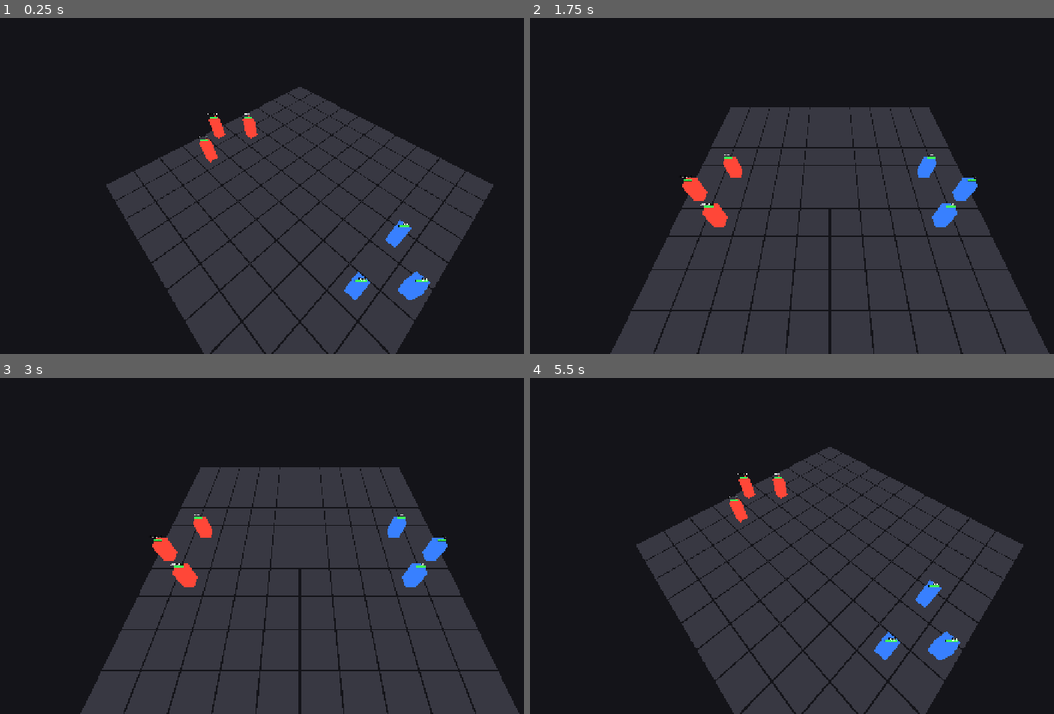
Above: before the commit, frames 1-4 (two rows, left to right).
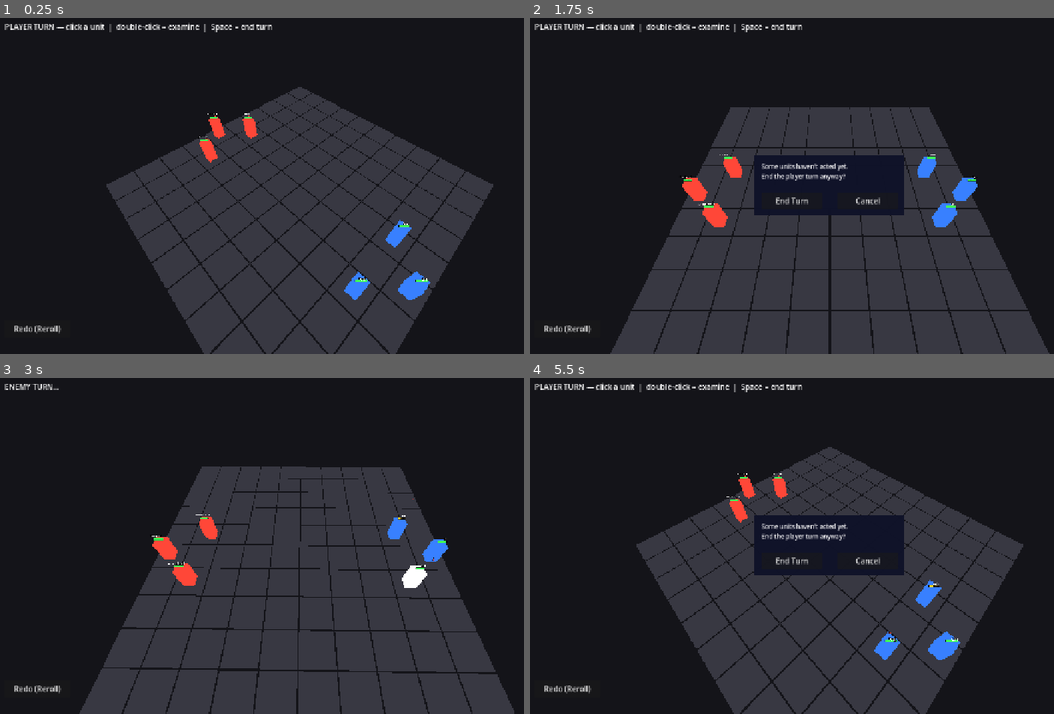
Above: after the commit, the same moments.

Repository: caleb-the-dev/RogueFinder
Game: Godot game, scene res://main.tscn
Same seed, same stepped clock (60 frames per second), same inputs: the game is played once before the commit and once after it. The engine's default icon, where the game draws it, is replaced by a stand-in: a white triangle on a blue panel in a dark square.
Inputs (mouse positions are in pixels of both pictures, inside the frame that each line leads up to):
- Up to frame 1 (0.25 s): no input
- Up to frame 2 (1.75 s): click (566, 327) at 0.5 s, where only the run after the commit has a clickable "Redo (Reroll)"; tap A at 1.25 s; move the mouse to (959, 169) at 1.27 s; hold Right from 1.28 s (still down); tap Q at 1.35 s; click (959, 169) at 1.42 s; tap Space at 1.52 s
- Up to frame 3 (3 s): release Right at 2 s; click (262, 559) at 2 s, where only the run after the commit has a clickable "End Turn"; tap Space at 2.75 s; drag from (178, 562) to (272, 613) at 2.77 s
- Up to frame 4 (5.5 s): tap Enter at 3.5 s; move the mouse to (891, 472) at 3.52 s; hold Right 3.53-4.25 s; tap M at 3.6 s; tap Space at 4.25, 5.27 s; drag from (802, 613) to (650, 495) at 4.27 s; tap A at 5 s; move the mouse to (1012, 596) at 5.02 s; hold A from 5.03 s (still down); tap E at 5.1 s

The runs differ from the first frame. In frame 1, 0.7% of the frame differs, in the area x 0-52%, y 1-94%; in frame 2, 5.3%, in the area x 0-86%, y 1-94%; in frame 3, 5.2%; in frame 4, 5.3%.
Error before the commit: Parse Error: Identifier "_dir_beat_index" not declared in the current scope. (res://scripts/combat/QTEBar.gd:238)

Commit message:
fix: remove undeclared _dir_beat_index from QTEBar — caused parse error on load
_current_beat already tracks the directional beat index; _dir_beat_index
was a leftover assignment with no matching var declaration.

Co-Authored-By: Claude Sonnet 4.6 <noreply@anthropic.com>

Diff:
--- a/rogue-finder/scripts/combat/QTEBar.gd
+++ b/rogue-finder/scripts/combat/QTEBar.gd
@@ -235,7 +235,6 @@
 	_directional_mode = true
 
 	_dir_sequence = _generate_dir_sequence(_beat_count)
-	_dir_beat_index = 0
 
 	# Hide the slider bar; show the directional arrow overlay
 	_bar_bg.visible       = false
